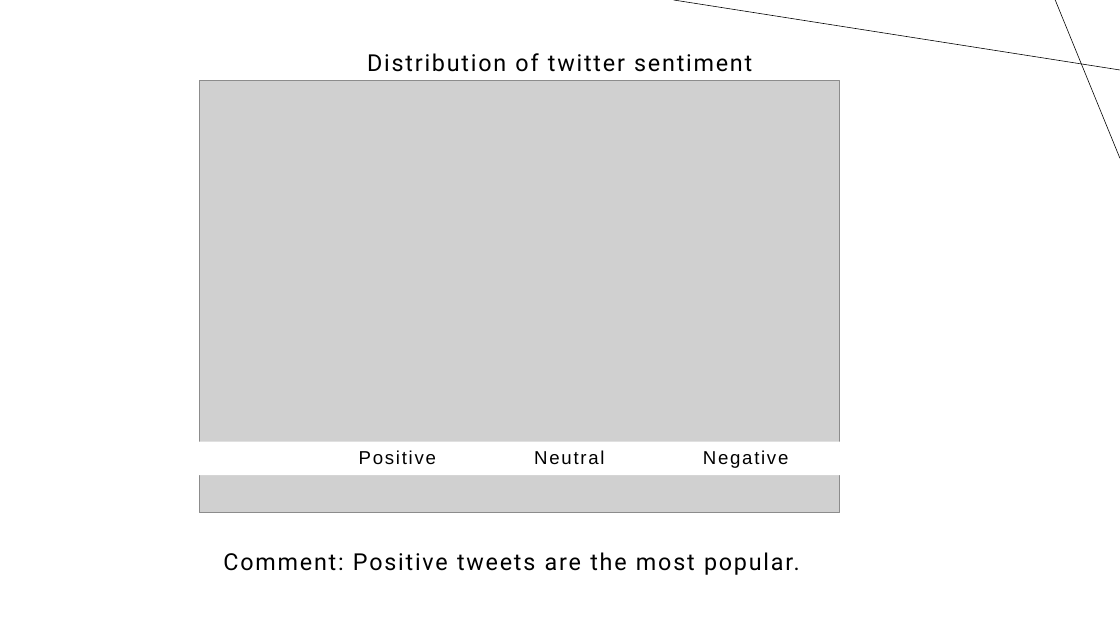
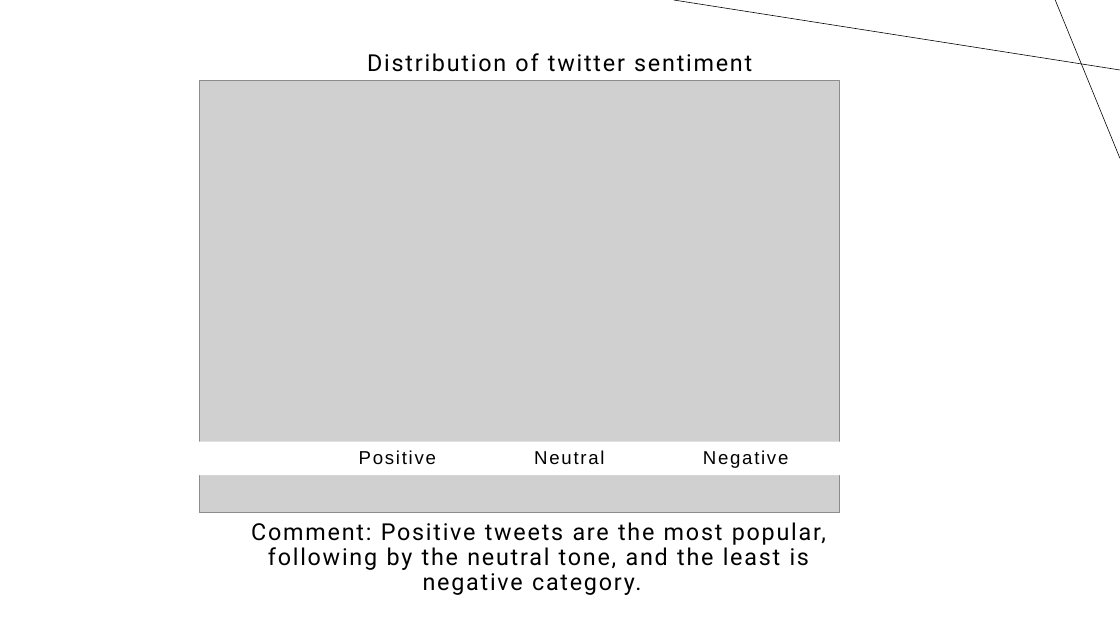
Before and after one commit to ngannk92/tweet_sentiment, a slide deck: slide 4 of tweet sentiment.pptx (slide 3 before the commit). Drawn at 1120x630 pixels with LibreOffice and Linux fonts; fonts in the diff are those of the drawing; grey boxes stand for pictures. Boxes give left, top, right and bottom in pixels: in the first picture for what was removed or moved away, otherwise in the second. Text is boxed around its words. In the diff, an @@ line names an element or a change of style, - is before the commit and + after.

```diff
--- a/tweet sentiment.pptx
+++ b/tweet sentiment.pptx
@@ text at <box>251,522,826,595</box>: text changed @@
-Comment: Positive tweets are the most popular.
+Comment: Positive tweets are the most popular, following by the neutral tone, and the least is negative category.
```
Also in this commit, not shown: 6 other slides changed, 4 slides added.
